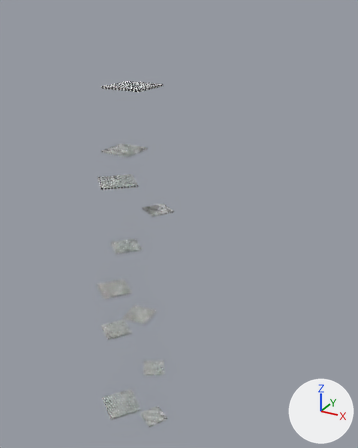
An edit to the glTF model webpage/public/models/ground.glb, drawn before and after from the same camera.
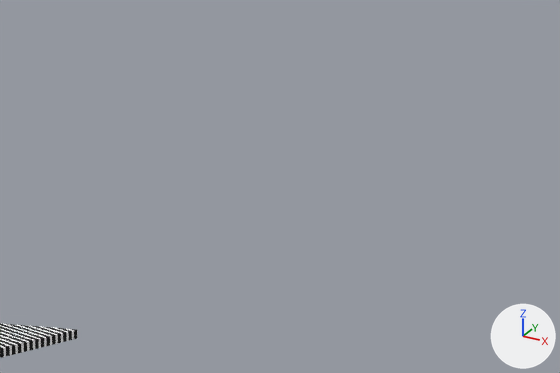
Each version is shown whole from a 50 mm camera at (12.95, -19.21, 3.27) aimed at (0.89, 2.72, -7.7), then close up on the part from 40% to 80% of the width and 0% to 21% of the height. The axes (+X, +Y, +Z) are drawn at lower right. The lights are the same throughout. The first two pictures are the older version. Where no turn or scale is listed for an object, it has been applied to the vertices.
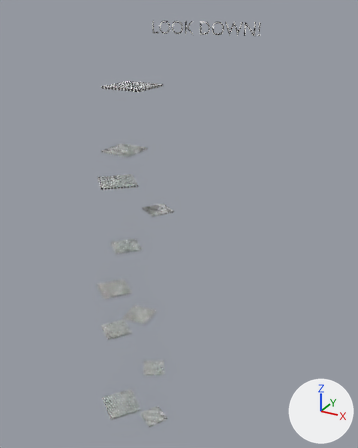
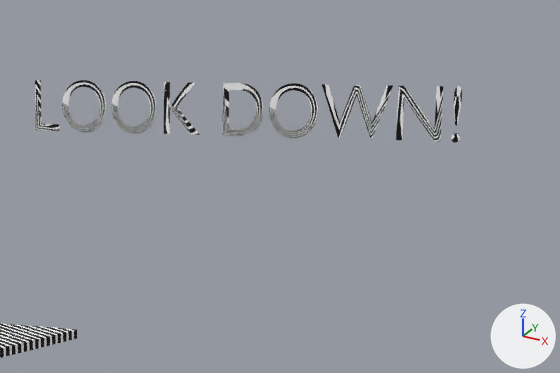
What the commit changed:
Mesh me_text_002 is new.
It has 504 vertices, 492 faces and spans x -3.29..3.29, y 0.0, z -0.31..0.39.
It uses material mat_material_001 (picture img_alert).
Object 'Text' (ob_text) is new; it shows me_text_002.
Its location is (0.0, 7.13, 2.12).

Pixel boxes [x1, y1, x2, y2] of what changed, in the close-ups (560 x 373 px):
'Text', added: after [35, 80, 462, 143]
